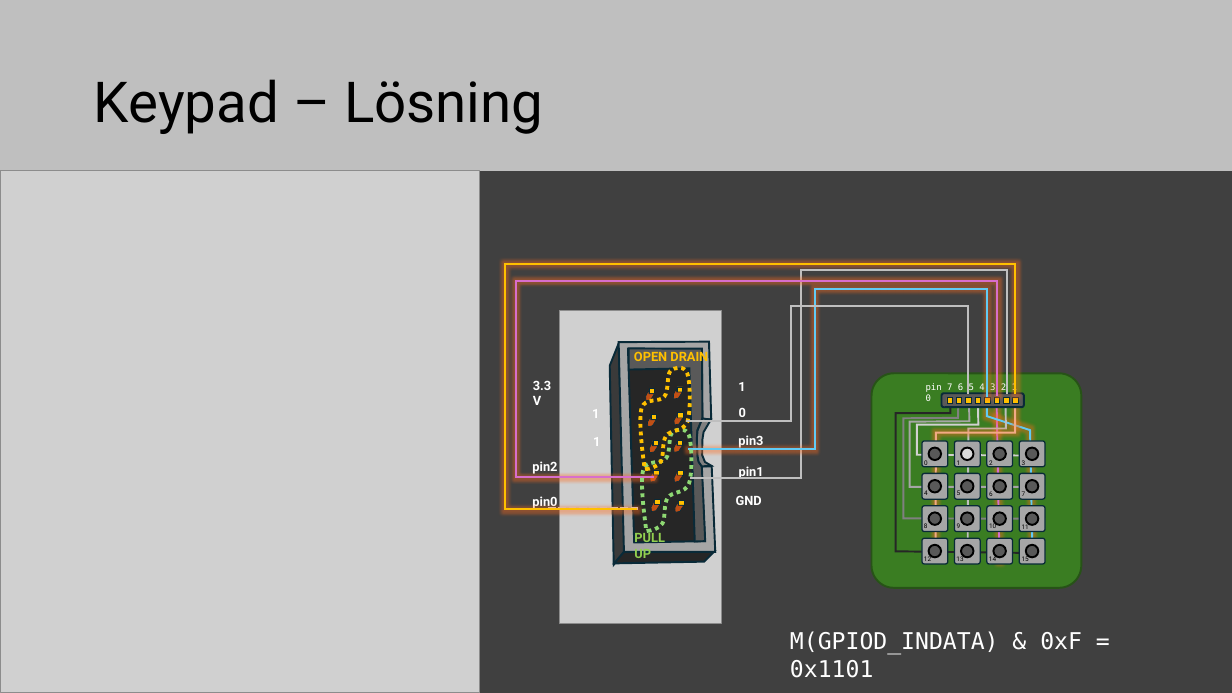
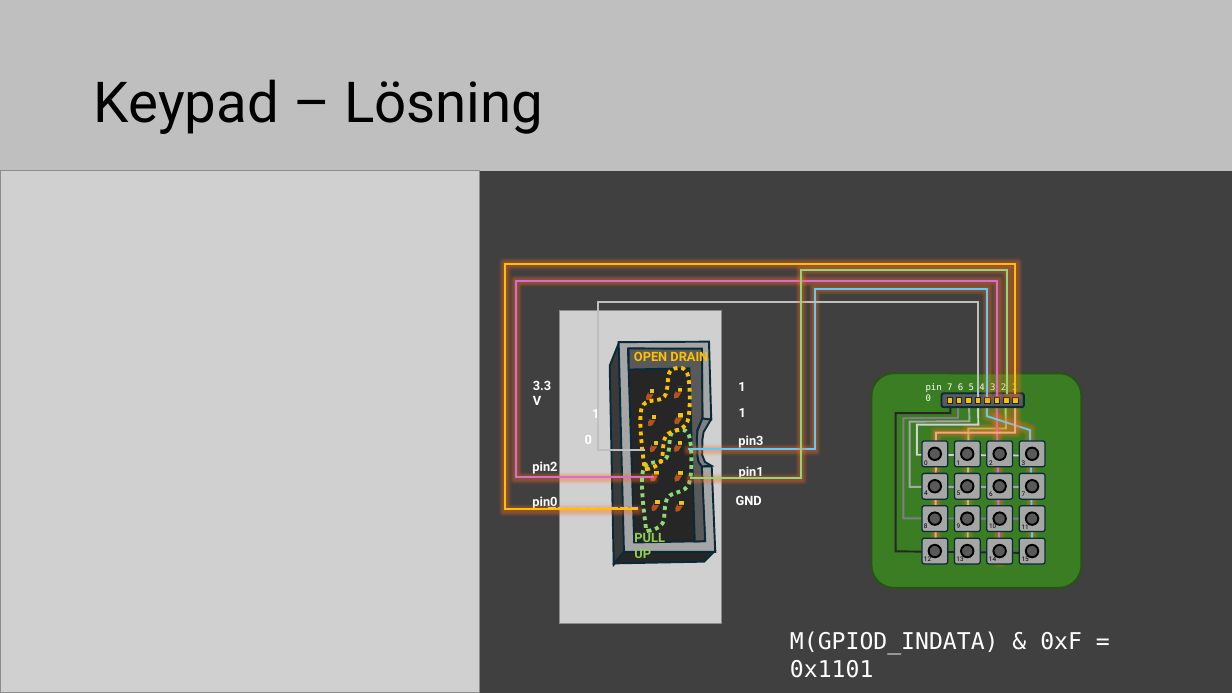
Before and after one commit to elias-at-chalmers/mop-lecture_notes-mirror, a slide deck: slide 49 of slides/lecture05_GPIO_and_C_basics.pptx (slide 48 before the commit). Drawn at 1232x693 pixels with LibreOffice and Linux fonts; fonts in the diff are those of the drawing; grey boxes stand for pictures. Boxes give left, top, right and bottom in pixels: in the first picture for what was removed or moved away, otherwise in the second. Text is boxed around its words. In the diff, an @@ line names an element or a change of style, - is before the commit and + after.

```diff
--- a/slides/lecture05_GPIO_and_C_basics.pptx
+++ b/slides/lecture05_GPIO_and_C_basics.pptx
@@ freeform shape at (x1=690, y1=270, x2=1007, y2=478): outline #BFBFBF 1.5 pt to #8ED973 1.5 pt @@
@@ freeform shape resized from (x1=686, y1=306, x2=969, y2=421) to (x1=598, y1=302, x2=978, y2=450) @@
@@ text at (x1=739, y1=408, x2=746, y2=417): text changed @@
-0
+1
@@ freeform shape at (x1=968, y1=400, x2=1006, y2=553): outline #BFBFBF 1.5 pt to #8ED973 1.5 pt @@
@@ text at (x1=585, y1=435, x2=592, y2=444): text changed @@
-1
+0
@@ ellipse at (x1=961, y1=447, x2=974, y2=460): fill #D9D9D9 to #595959 @@
```
Also in this commit, not shown: 5 other slides changed, 2 slides added.
